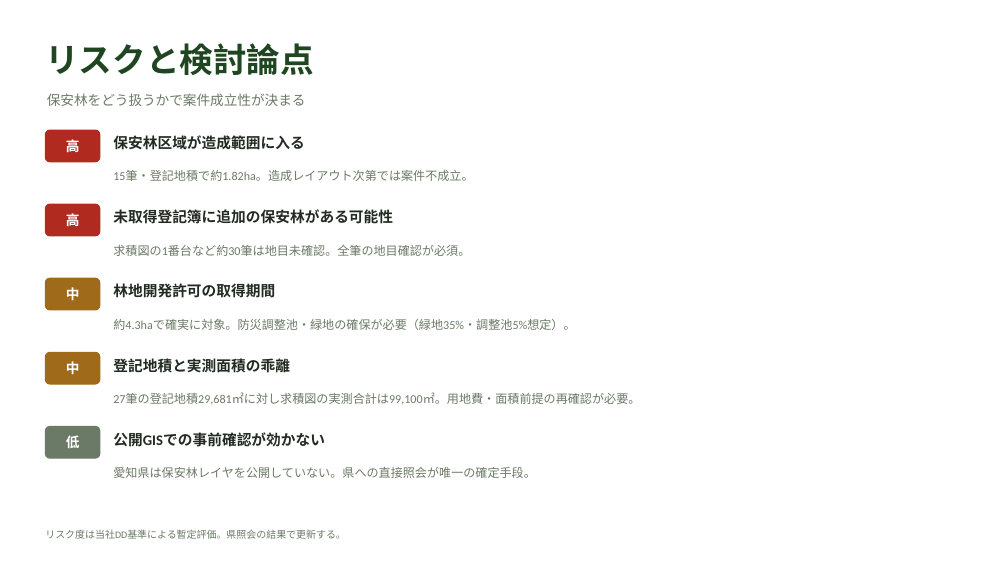
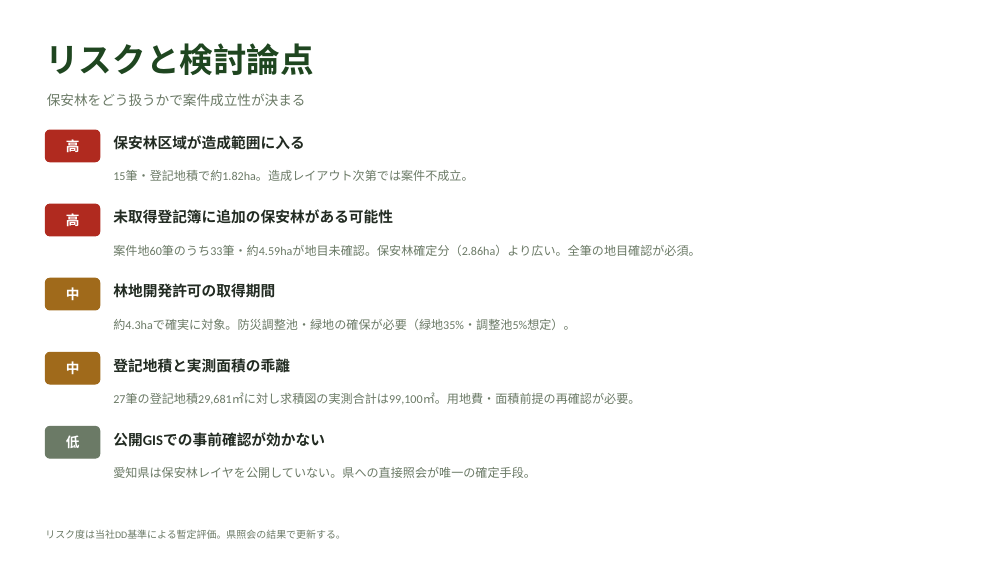
Before and after one commit to yonomotozumi-spec/battery-storage-dd, a slide deck: slide 7 of docs/保安林確認_岡崎市板田町.pptx (slide 6 before the commit). Drawn at 1008x567 pixels with LibreOffice and Linux fonts; fonts in the diff are those of the drawing. Boxes give left, top, right and bottom in pixels: in the first picture for what was removed or moved away, otherwise in the second. Text is boxed around its words. In the diff, an @@ line names an element or a change of style, - is before the commit and + after.

```diff
--- a/docs/保安林確認_岡崎市板田町.pptx
+++ b/docs/保安林確認_岡崎市板田町.pptx
@@ text at [113,245,700,256]: text changed @@
-求積図の1番台など約30筆は地目未確認。全筆の地目確認が必須。
+案件地60筆のうち33筆・約4.59haが地目未確認。保安林確定分（2.86ha）より広い。全筆の地目確認が必須。
```
Also in this commit, not shown: 2 other slides changed, 1 slide added, 4 other files.
